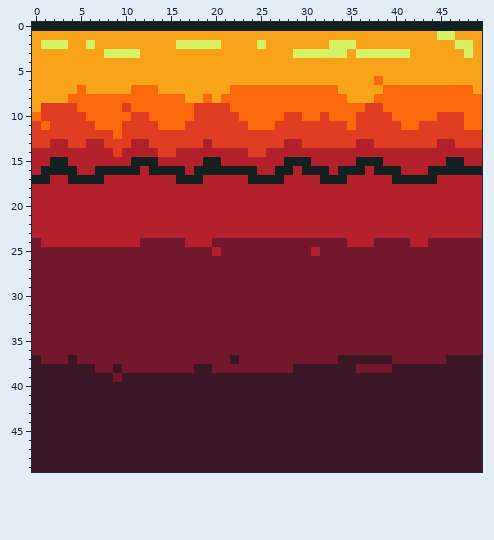
Pixel-art file: assets/images/walls/ground.aseprite. The picture above is the old version.
50x50 pixels, 1 frame.
After:
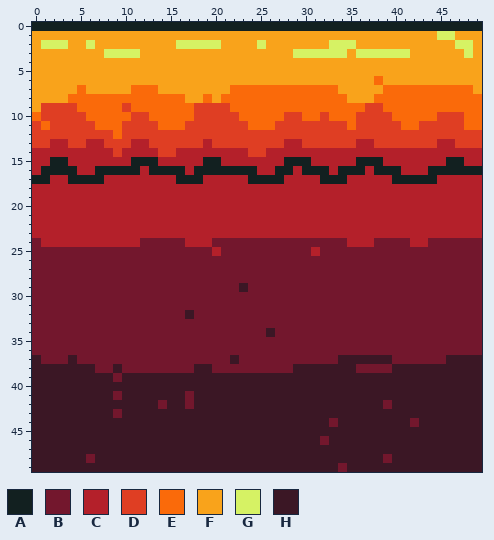
Palette (. is transparent): A #122020  B #73172d  C #b4202a  D #df3e23  E #fa6a0a  F #f9a31b  G #d6f264  H #3b1725
Diff:
@@ x 15..28 @@
 28 BBBBBBBBBBBBBB
-29 BBBBBBBBBBBBBB
+29 BBBBBBBBHBBBBB
 30 BBBBBBBBBBBBBB
 31 BBBBBBBBBBBBBB
-32 BBBBBBBBBBBBBB
+32 BBHBBBBBBBBBBB
 33 BBBBBBBBBBBBBB
-34 BBBBBBBBBBBBBB
+34 BBBBBBBBBBBHBB
 35 BBBBBBBBBBBBBB
@@ x 0..49 @@
 40 HHHHHHHHHHHHHHHHHHHHHHHHHHHHHHHHHHHHHHHHHHHHHHHHHH
-41 HHHHHHHHHHHHHHHHHHHHHHHHHHHHHHHHHHHHHHHHHHHHHHHHHH
-42 HHHHHHHHHHHHHHHHHHHHHHHHHHHHHHHHHHHHHHHHHHHHHHHHHH
-43 HHHHHHHHHHHHHHHHHHHHHHHHHHHHHHHHHHHHHHHHHHHHHHHHHH
-44 HHHHHHHHHHHHHHHHHHHHHHHHHHHHHHHHHHHHHHHHHHHHHHHHHH
+41 HHHHHHHHHBHHHHHHHBHHHHHHHHHHHHHHHHHHHHHHHHHHHHHHHH
+42 HHHHHHHHHHHHHHBHHBHHHHHHHHHHHHHHHHHHHHHBHHHHHHHHHH
+43 HHHHHHHHHBHHHHHHHHHHHHHHHHHHHHHHHHHHHHHHHHHHHHHHHH
+44 HHHHHHHHHHHHHHHHHHHHHHHHHHHHHHHHHBHHHHHHHHBHHHHHHH
 45 HHHHHHHHHHHHHHHHHHHHHHHHHHHHHHHHHHHHHHHHHHHHHHHHHH
-46 HHHHHHHHHHHHHHHHHHHHHHHHHHHHHHHHHHHHHHHHHHHHHHHHHH
+46 HHHHHHHHHHHHHHHHHHHHHHHHHHHHHHHHBHHHHHHHHHHHHHHHHH
 47 HHHHHHHHHHHHHHHHHHHHHHHHHHHHHHHHHHHHHHHHHHHHHHHHHH
-48 HHHHHHHHHHHHHHHHHHHHHHHHHHHHHHHHHHHHHHHHHHHHHHHHHH
-49 HHHHHHHHHHHHHHHHHHHHHHHHHHHHHHHHHHHHHHHHHHHHHHHHHH
+48 HHHHHHBHHHHHHHHHHHHHHHHHHHHHHHHHHHHHHHHBHHHHHHHHHH
+49 HHHHHHHHHHHHHHHHHHHHHHHHHHHHHHHHHHBHHHHHHHHHHHHHHH
